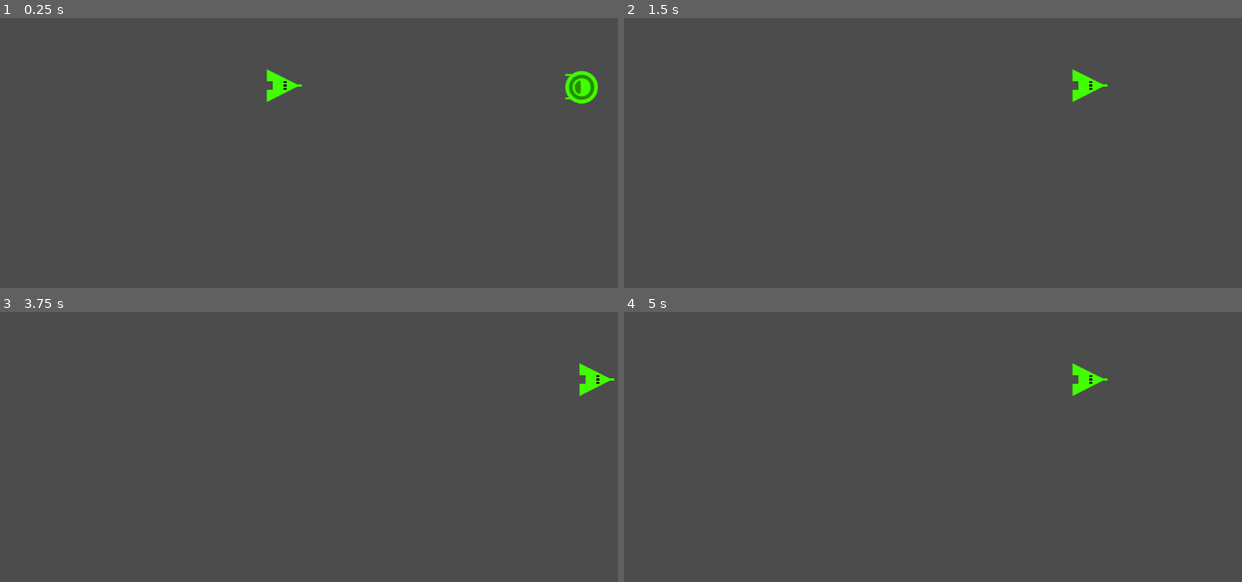
Above: before the commit, frames 1-4 (two rows, left to right).
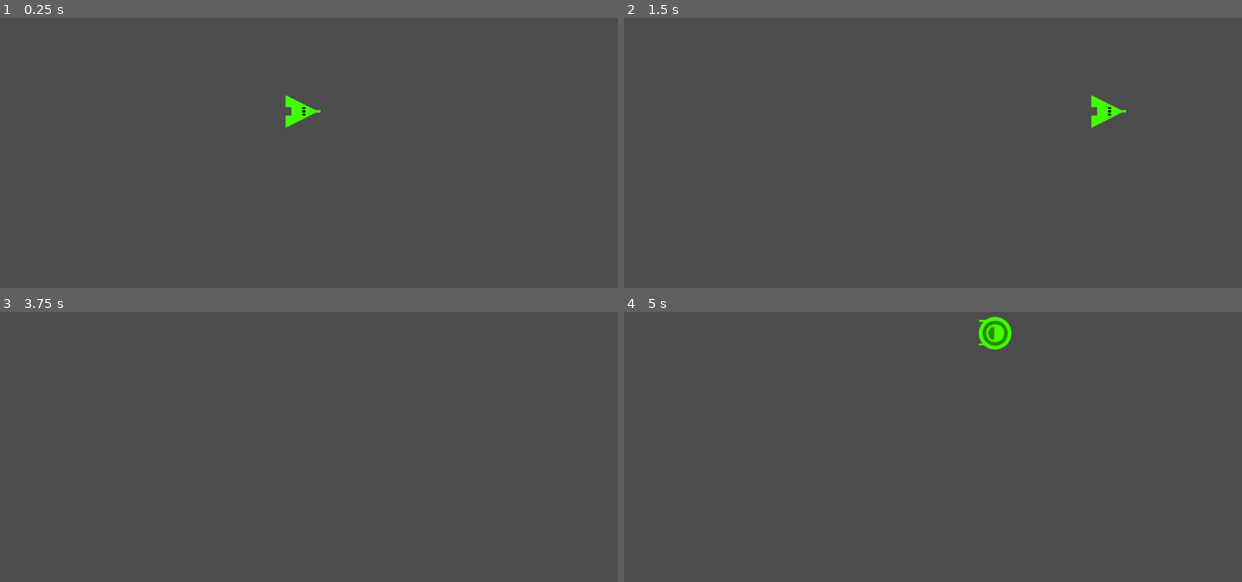
Above: after the commit, the same moments.

Repository: FreeDelete-Software/learn2shmup
Game: Godot game, scene res://levels/level0/level0.tscn
Same seed, same stepped clock (60 frames per second), same inputs: the game is played once before the commit and once after it.
Inputs (mouse positions are in pixels of both pictures, inside the frame that each line leads up to):
- Up to frame 1 (0.25 s): no input
- Up to frame 2 (1.5 s): tap Enter at 0.5 s; move the mouse to (1068, 93) at 0.52 s; hold Right (ui_right) 0.53-1.25 s; hold Shift 0.53-1.25 s; click (1068, 93) at 0.67 s; tap Space (ui_select) at 0.77 s; drag from (809, 128) to (902, 182) at 1.27 s
- Up to frame 3 (3.75 s): tap Space (ui_select) at 2 s; move the mouse to (370, 325) at 2.02 s; hold Right (ui_right) 2.03-2.75 s; tap Ctrl at 2.1 s; drag from (278, 476) to (123, 352) at 2.77 s; tap Enter at 3.5 s; move the mouse to (494, 460) at 3.52 s; hold Left (ui_left) from 3.53 s (still down); tap Alt at 3.6 s
- Up to frame 4 (5 s): tap Space (ui_select) at 3.77 s; release Left (ui_left) at 4.25 s; drag from (747, 352) to (840, 314) at 4.27 s

The runs differ from the first frame. In frame 1, 1.2% of the frame differs, in the area x 43-97%, y 18-41%; in frame 2, 0.6%; in frame 3, 0.3%; in frame 4, 0.9%.

Commit message:
Add random spawning for enemy.

Diff:
--- a/Enemy/enemy.gd
+++ b/Enemy/enemy.gd
@@ -7,7 +7,7 @@
 # var a = 2
 # var b = "text"
 
-var speed = 50
+var speed = 5
 
 #var _bullet = preload("res://bullet/bullet.tscn")
 # Declare member variables here. Examples:
@@ -20,10 +20,10 @@
 func _ready():
 	pass # Replace with function body.
 
-func _physics_process(delta):
+func _physics_process(_delta):
 	var velocity = Vector2.ZERO
 	velocity.x -= 1
-	var collision = move_and_collide(velocity * delta)
+	var collision = move_and_collide(velocity * speed)
 	if collision:
 		collision.collider.queue_free()
 		queue_free()
--- /dev/null
+++ b/Enemy/random-spawner.gd
@@ -0,0 +1,6 @@
+extends "res://Enemy/spawner.gd"
+
+func spawn():
+	var spawnling = .spawn()
+
+	return spawnling
--- /dev/null
+++ b/Enemy/random-spawner.tscn
@@ -0,0 +1,14 @@
+[gd_scene load_steps=3 format=2]
+
+[ext_resource path="res://Enemy/spawner.gd" type="Script" id=1]
+[ext_resource path="res://Enemy/rspawn-timer.gd" type="Script" id=2]
+
+[node name="RandomSpawner" type="Position2D"]
+position = Vector2( 949, 264 )
+script = ExtResource( 1 )
+
+[node name="Timer" type="Timer" parent="."]
+autostart = true
+script = ExtResource( 2 )
+
+[connection signal="timeout" from="Timer" to="Timer" method="_on_timeout"]
--- /dev/null
+++ b/Enemy/rspawn-timer.gd
@@ -0,0 +1,22 @@
+extends Timer
+
+
+
+export var min_wait_time = 1.0
+export var max_wait_time = 2.0
+
+# Called when the node enters the scene tree for the first time.
+func _ready():
+	randomize()
+	if autostart:
+		random_start()
+
+func random_start(time = rand_range(min_wait_time, max_wait_time)):
+	start(time)
+
+func _on_timeout() -> void:
+	var rspawner = get_parent()
+	rspawner.spawn()
+	rspawner.global_position.y = rand_range(100, 500)
+	if not one_shot:
+		random_start()
--- /dev/null
+++ b/Enemy/single-spawner.gd
@@ -0,0 +1,9 @@
+extends "res://Enemy/spawner.gd"
+
+
+
+
+# Called when the node enters the scene tree for the first time.
+func _ready():
+	self.spawnling_scene = load("res://Enemy/enemy.tscn")
+	.spawn()
--- a/levels/level0/level0.tscn
+++ b/levels/level0/level0.tscn
@@ -1,17 +1,18 @@
-[gd_scene load_steps=4 format=2]
+[gd_scene load_steps=5 format=2]
 
 [ext_resource path="res://player/player.tscn" type="PackedScene" id=1]
 [ext_resource path="res://levels/level0/level0.gd" type="Script" id=2]
-[ext_resource path="res://Enemy/enemy.tscn" type="PackedScene" id=3]
+[ext_resource path="res://Enemy/random-spawner.tscn" type="PackedScene" id=3]
+[ext_resource path="res://Enemy/enemy.tscn" type="PackedScene" id=4]
 
 [node name="Node2D" type="Node2D"]
 script = ExtResource( 2 )
 
 [node name="KinematicBody2D" parent="." instance=ExtResource( 1 )]
-position = Vector2( 469, 257 )
+position = Vector2( 500, 300 )
 
-[node name="enemy" parent="." instance=ExtResource( 3 )]
-position = Vector2( 964, 260 )
+[node name="RandomSpawner" parent="." instance=ExtResource( 3 )]
+position = Vector2( 950, 300 )
+spawnling_scene = ExtResource( 4 )
 
 [connection signal="shoot" from="KinematicBody2D" to="." method="_on_Player_shoot"]
-[connection signal="body_entered" from="enemy" to="." method="_on_enemy_body_entered"]
